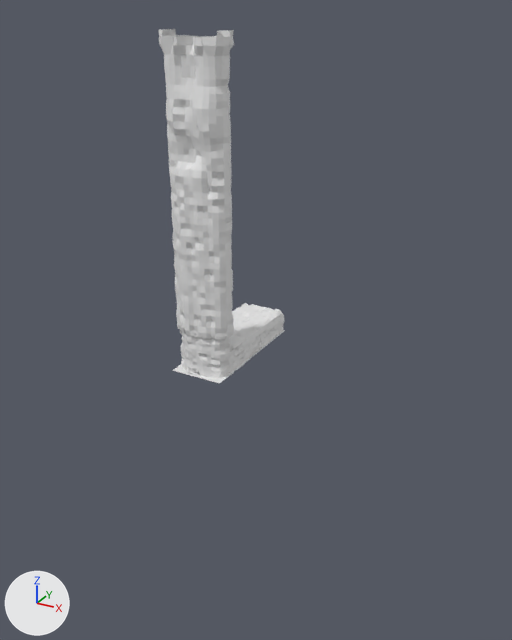
One commit to the FBX model Assets/Models/tunnel.fbx: the scene before it, then after it.
The view is the same before and after, from a camera (50 mm lens) standing at (131.8, -110.9, 4.2) and looking at (53.2, 32.1, -67.3). The lights are fixed; the arrows at lower left show +X, +Y and +Z.

Names of what the first picture shows: 'Suelo.006', 'Suelo.007', 'Suelo.008'.
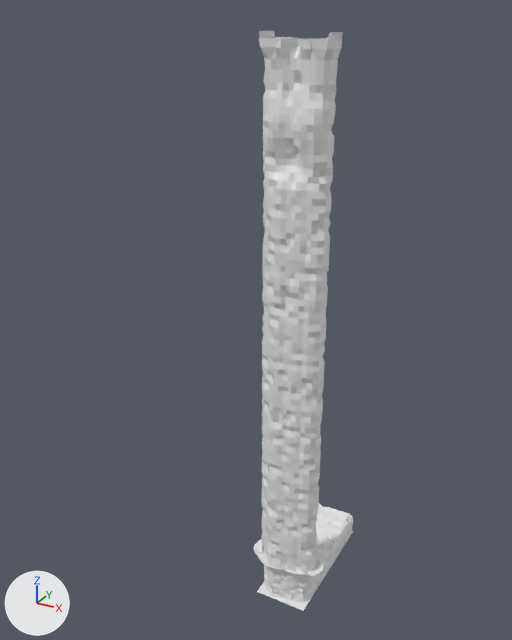
Commit message: fix tunnel

Where the change shows, as pixel boxes [x1, y1, x2, y2] in the pictures (512 x 640 px):
'Suelo.006', reshaped, moved (12% wider, 75% taller)
    before: [159, 29, 234, 339]
    after: [259, 31, 343, 573]
'Suelo.007', reshaped, moved (6% narrower, 33% taller)
    before: [177, 303, 284, 378]
    after: [253, 503, 353, 603]
'Suelo.008', moved
    before: [172, 330, 285, 383]
    after: [257, 531, 353, 611]

What changed in the scene script:
```text
Change me_plano_010:
    used by ob_suelo_006; location = (45.0, 6.7, -0.3)
    remove me_plano_010.from_pydata(...)  # 1360 vertices, 1328 faces; spans x -8.5..8.3, y 9.8..19.5, z -67.3..0.5
    add me_plano_010.from_pydata(...)  # 2620 vertices, 2588 faces; spans x -8.5..8.3, y 9.8..19.5, z -128.3..0.5
    me_plano_010 part 2: 813 vertices moved within x -8.5..8.3, y 9.8..19.5, z -67.3..0.5; 1260 vertices added at x -7.7..7.6, y 9.8..19.5, z -128.3..-68.6
Change me_plano_011:
    used by ob_suelo_007; location = (45.0, 6.7, -0.3)
    remove me_plano_011.from_pydata(...)  # 1122 vertices, 1058 faces; spans x -7.6..7.6, y 9.8..44.5, z -78.5..-65.9
    add me_plano_011.from_pydata(...)  # 1122 vertices, 1058 faces; spans x -10.1..9.9, y 8.6..44.5, z -78.5..-65.6
    me_plano_011 part 1: 665 of 1122 vertices moved; they spanned x -7.6..7.6, y 9.8..44.5, z -78.5..-65.9 and now span x -10.1..9.9, y 8.6..44.5, z -78.5..-65.6; mean shift (0.0, 0.0, 0.0); largest move (-7.6, 14.5, -66.4) -> (-10.1, 14.5, -66.7)
Change ob_suelo_006:
    ob_suelo_006.location: (45.0, 6.7, -0.3) -> (68.9, 6.7, -0.3)
Change ob_suelo_008:
    ob_suelo_008.location: (45.0, 51.8, -78.6) -> (68.9, 51.8, -139.2)
Change ob_suelo_007:
    ob_suelo_007.location: (45.0, 6.7, -0.3) -> (68.9, 6.7, -61.0)
```
